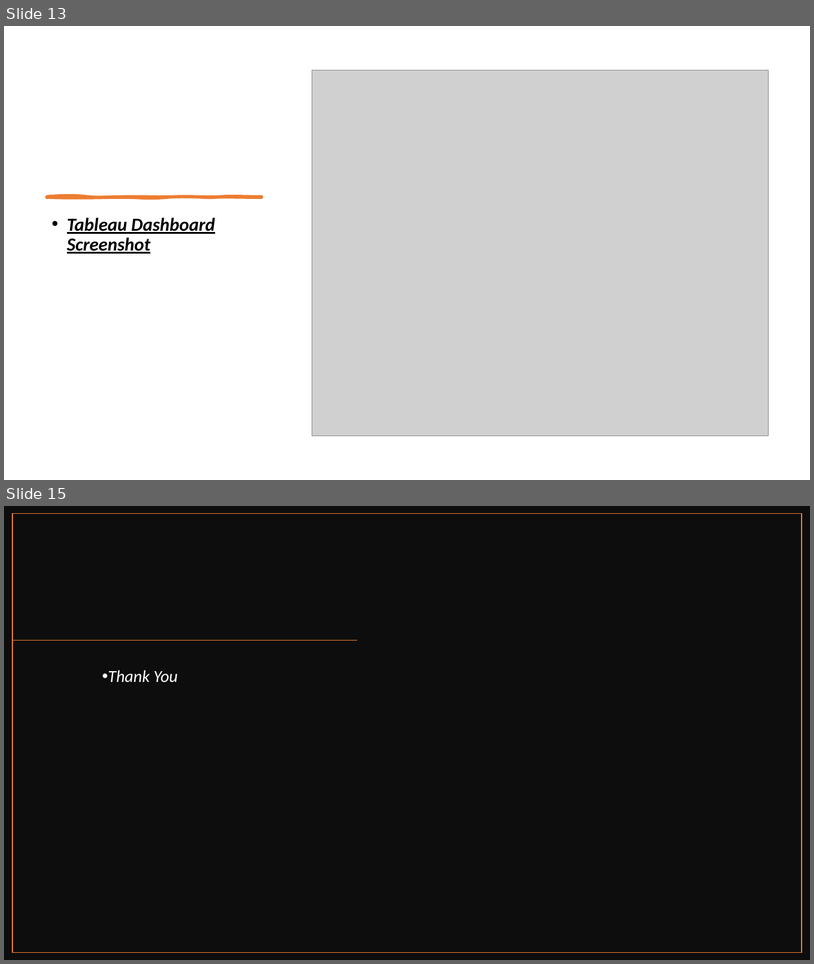
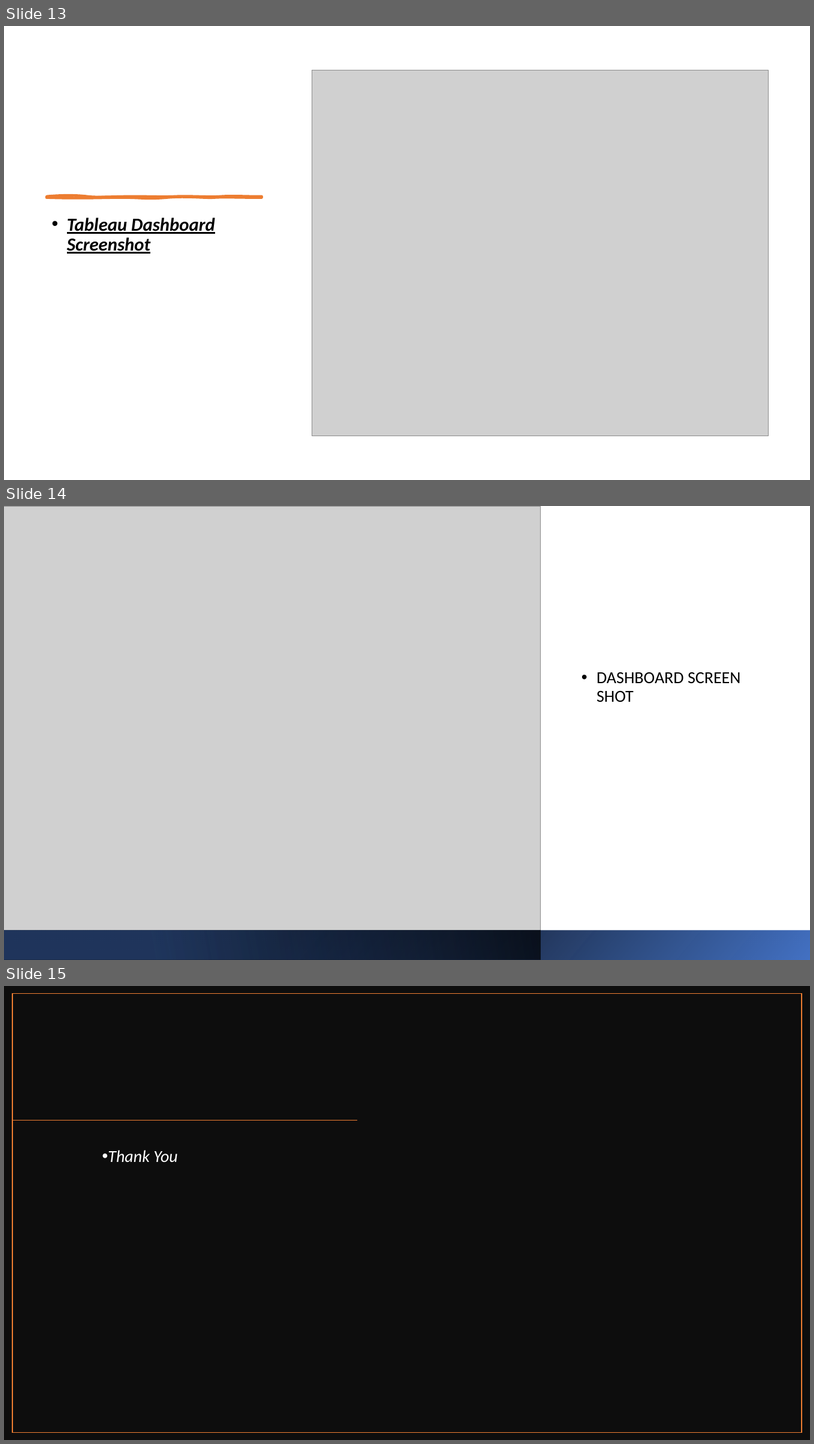
Before and after one commit to AN-SAFAWAT/Credit_Union_Bank, a slide deck: Business users EDA ANALYSIS.pptx. Shown one above the other, each under a label of ours: slides 13 and 15 before the commit, slides 13, 14 and 15 after it; the slides between them are not shown. The pictures are 814x964 and 814x1444 pixels, drawn with LibreOffice and Linux fonts; fonts in the diff are those of the drawing; grey boxes stand for pictures. Boxes give left, top, right and bottom in pixels: in the first picture for what was removed or moved away, otherwise in the second. Text is boxed around its words. In the diff, an @@ line names an element or a change of style, - is before the commit and + after.

```diff
--- a/Business users EDA ANALYSIS.pptx
+++ b/Business users EDA ANALYSIS.pptx
@@ slide 14 added at [4,506,810,960], background #FFFFFF @@
@@ picture added at [4,506,540,930] @@
@@ text added at [597,672,741,702], 20 pt, text #000000 @@
+• DASHBOARD SCREEN SHOT
@@ rectangle added at [4,930,810,960], fill gradient #000000 to #4472C4 @@
@@ rectangle added at [4,930,541,960], fill gradient #2F5597 to #000000 @@
```
Also in this commit, not shown: 1 slide removed.
